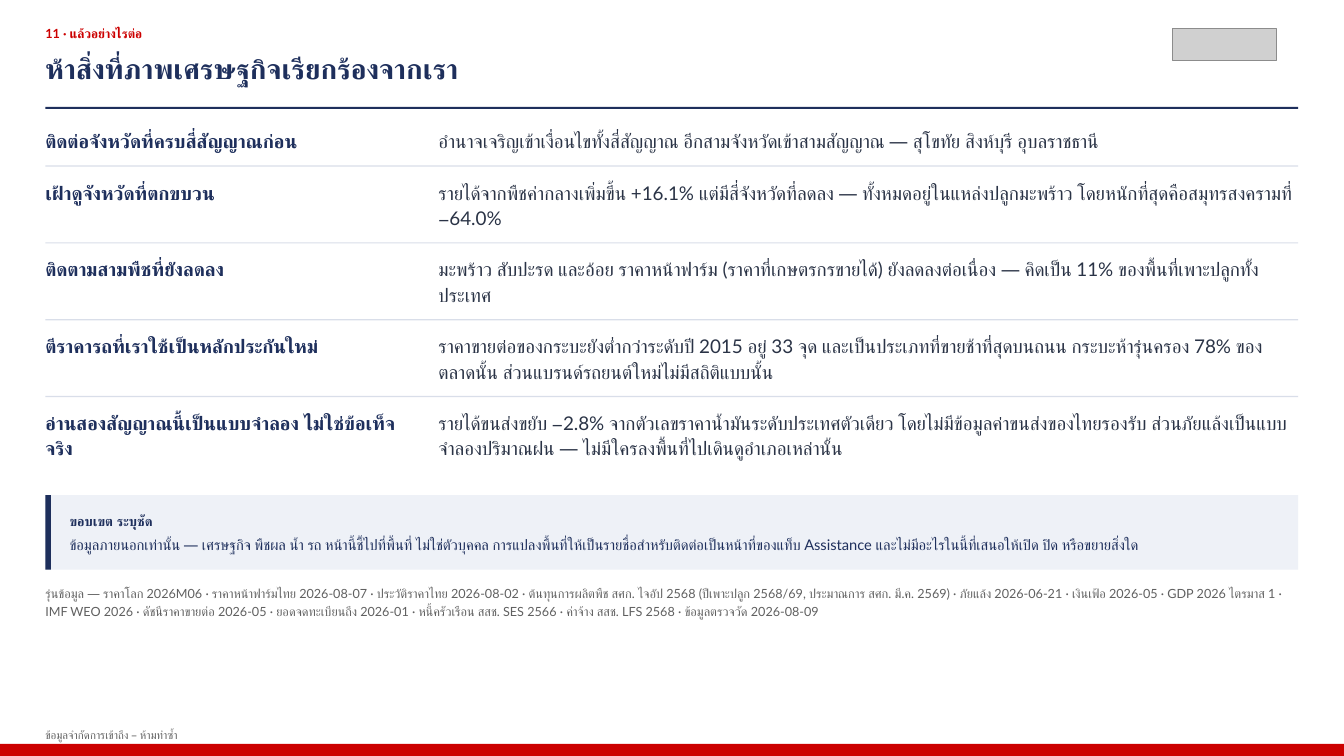
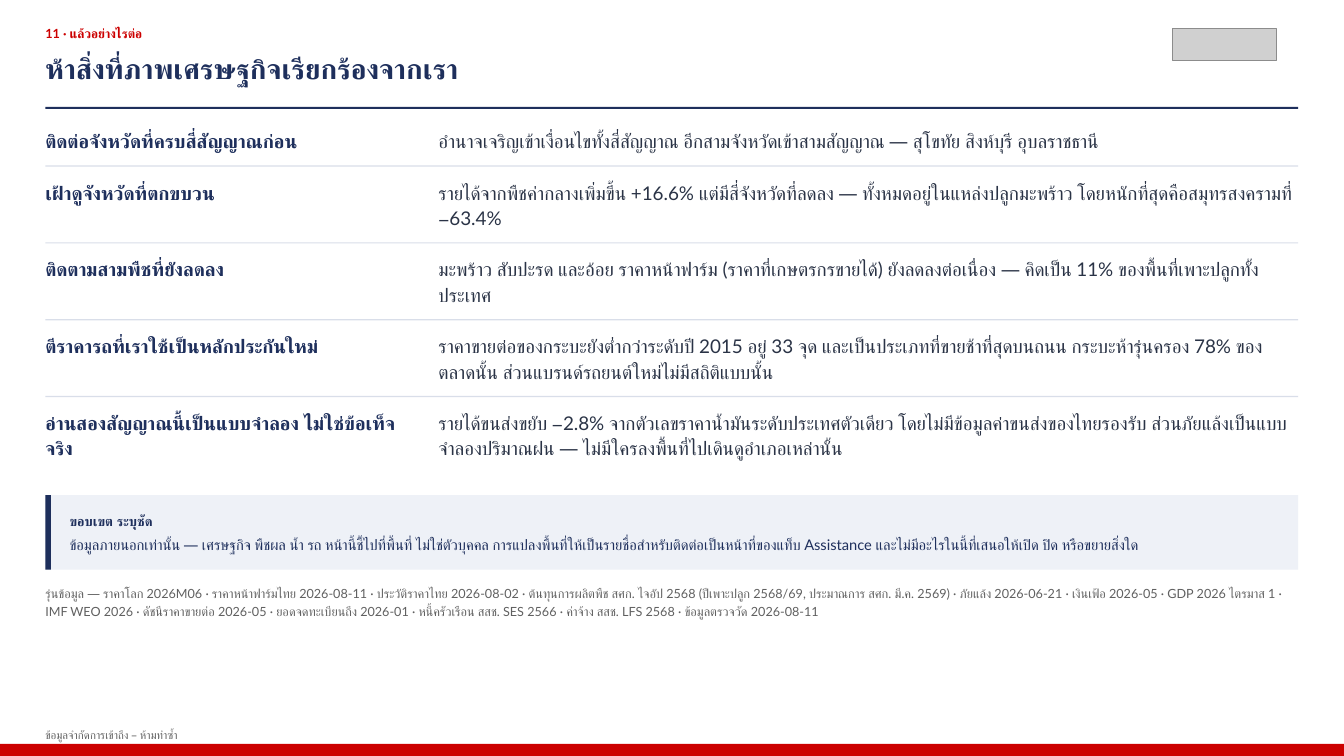
Before and after one commit to kaustavb2101/competitive-intel, a slide deck: slide 19 of docs/decks/mcom-2026-08-05-macro-TH.pptx. Drawn at 1344x756 pixels with LibreOffice and Linux fonts; fonts in the diff are those of the drawing; grey boxes stand for pictures. Boxes give left, top, right and bottom in pixels: in the first picture for what was removed or moved away, otherwise in the second. Text is boxed around its words. In the diff, an @@ line names an element or a change of style, - is before the commit and + after.

```diff
--- a/docs/decks/mcom-2026-08-05-macro-TH.pptx
+++ b/docs/decks/mcom-2026-08-05-macro-TH.pptx
@@ text at [438,185,1291,225]: text changed @@
-รายได้จากพืชค่ากลางเพิ่มขึ้น +16.1% แต่มีสี่จังหวัดที่ลดลง — ทั้งหมดอยู่ในแหล่งปลูกมะพร้าว โดยหนักที่สุดคือสมุทรสงครามที่ −64.0%
+รายได้จากพืชค่ากลางเพิ่มขึ้น +16.6% แต่มีสี่จังหวัดที่ลดลง — ทั้งหมดอยู่ในแหล่งปลูกมะพร้าว โดยหนักที่สุดคือสมุทรสงครามที่ −63.4%
@@ text at [45,588,1275,620]: text changed @@
-รุ่นข้อมูล — ราคาโลก 2026M06 · ราคาหน้าฟาร์มไทย 2026-08-07 · ประวัติราคาไทย 2026-08-02 · ต้นทุนการผลิตพืช สศก. ไจอัป 2568 (ปีเพาะปลูก 2568/69, ประมาณการ สศก. มี.ค. 2569) · ภัยแล้ง 2026-06-21 · เงินเฟ้อ 2026-05 · GDP 2026 ไตรมาส 1 · IMF WEO 2026 · ดัชนีราคาขายต่อ 2026-05 · ยอดจดทะเบียนถึง 2026-01 · หนี้ครัวเรือน สสช. SES 2566 · ค่าจ้าง สสช. LFS 2568 · ข้อมูลตรวจวัด 2026-08-09
+รุ่นข้อมูล — ราคาโลก 2026M06 · ราคาหน้าฟาร์มไทย 2026-08-11 · ประวัติราคาไทย 2026-08-02 · ต้นทุนการผลิตพืช สศก. ไจอัป 2568 (ปีเพาะปลูก 2568/69, ประมาณการ สศก. มี.ค. 2569) · ภัยแล้ง 2026-06-21 · เงินเฟ้อ 2026-05 · GDP 2026 ไตรมาส 1 · IMF WEO 2026 · ดัชนีราคาขายต่อ 2026-05 · ยอดจดทะเบียนถึง 2026-01 · หนี้ครัวเรือน สสช. SES 2566 · ค่าจ้าง สสช. LFS 2568 · ข้อมูลตรวจวัด 2026-08-11
```
Also in this commit, not shown: 6 other slides changed, 1 other file.
